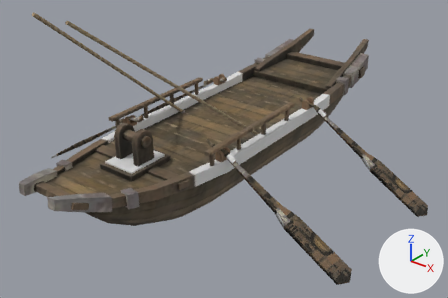
What one commit did to the glTF model public/assets/unit-models/266-mengchong.glb.
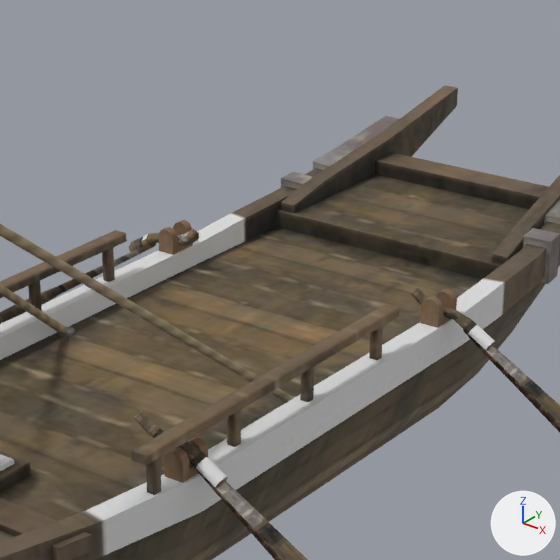
Each version appears first whole from a 50 mm camera at (4.17, -5.17, 3.46) aimed at (0.19, -0.18, 0.36), and next in a close-up on the part from 36% to 78% of the width and 0% to 63% of the height. Every picture has the same lights, and +X, +Y and +Z are marked at lower right. The last two pictures show the newer version. Vertices at exactly the same position are counted once.
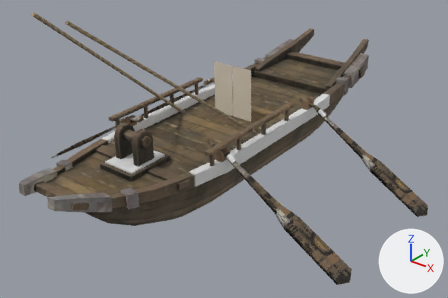
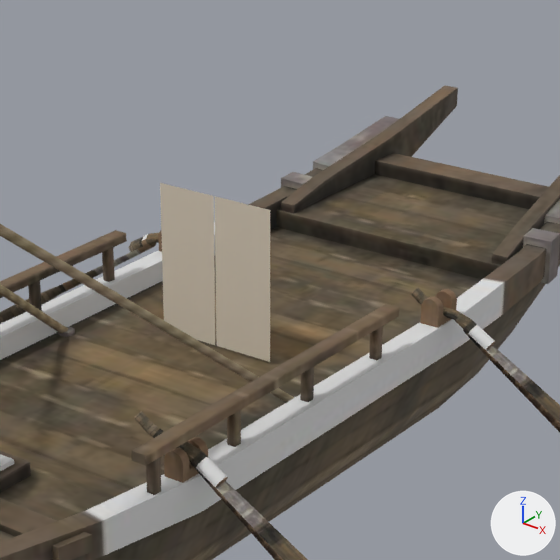
The change, as a list of edits to the scene's bpy script:
```text
Add mat_material_1:
    mat_material_1 = principled_material('Material_1')
    mat_material_1.base_color = (0.72, 0.64, 0.52)  # pale yellow #ddd1bf
    mat_material_1.metallic = 0.05
    mat_material_1.roughness = 0.9
Change me_mesh_0:
    used by ob_mesh_0; location = (0.0, 0.0, 0.0)
    remove me_mesh_0.from_pydata(...)  # 840 vertices, 1504 faces; spans x -2.26..2.26, y -2.56..2.69, z -0.22..2.24
    add me_mesh_0.from_pydata(...)  # 912 vertices, 1600 faces; spans x -2.26..2.26, y -2.56..2.69, z -0.22..2.24
    me_mesh_0 part 1: a new loose piece of 36 vertices spanning x -0.27..0.0, y 0.2..0.22, z 0.59..1.22, in mat_material_1 (pale yellow #ddd1bf)
    me_mesh_0 part 2: a new loose piece of 36 vertices spanning x 0.0..0.27, y 0.2..0.22, z 0.59..1.22, in mat_material_1 (pale yellow #ddd1bf)
    add me_mesh_0.materials.append(mat_material_1)  # pale yellow #ddd1bf
```

Location of each change, (x1, y1, x2, y2) in pixels of the close-ups (560 x 560 px):
part 1 of me_mesh_0, added (pale yellow): after (160, 183, 215, 345)
part 2 of me_mesh_0, added: after (215, 196, 270, 362)
